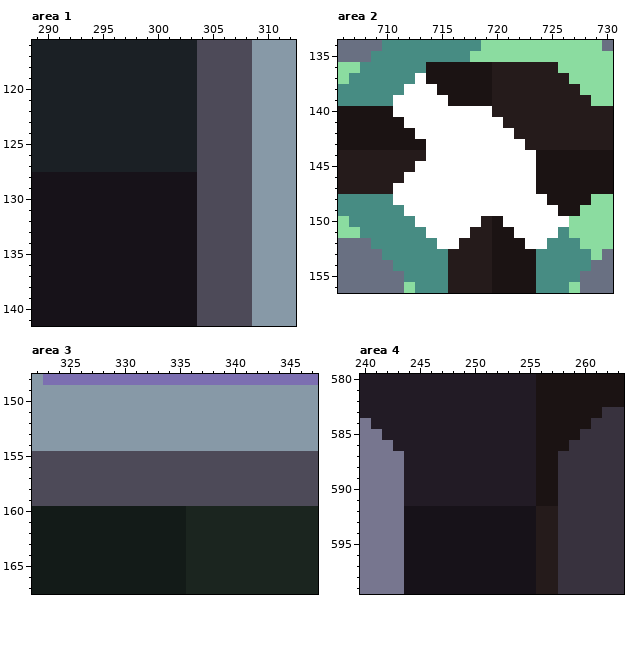
A pixel-art file gets an edit: assets/sprites/atlas/sorted-atlas.ase. Above, as it was before the edit.
736x736 pixels, 1 frame. Colours within 5 levels of each other are drawn and written as one. Shown: area 1: x 289..312, y 116..141; area 2: x 706..730, y 134..156; area 3: x 322..347, y 148..167; area 4: x 240..263, y 580..599. The commit also changed other parts of the picture, which this record leaves out.
New version:
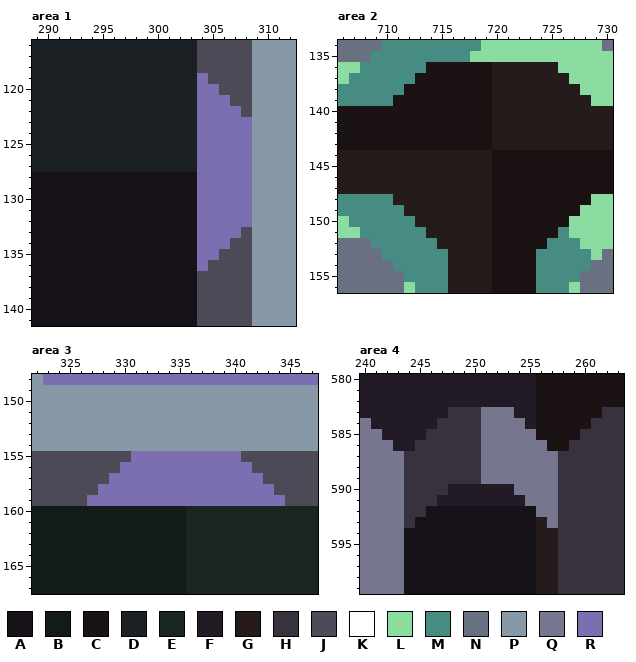
Palette (. is transparent): A #171219  B #131b18  C #1b1313  D #1b2025  E #1b251f  F #221b25  G #251b1b  H #38323e  J #4d4a58  K #ffffff  L #8bdca0  M #478c83  N #697082  P #8799a7  Q #77768f  R #7c6fb1
The edit:
layer "liquids" removed
layer "other" removed
--- area 1, layer "stuff"
@@ x 302..310 @@
 118 DDJJJJJPP
-119 DDJJJJJPP
-120 DDJJJJJPP
-121 DDJJJJJPP
-122 DDJJJJJPP
-123 DDJJJJJPP
-124 DDJJJJJPP
-125 DDJJJJJPP
-126 DDJJJJJPP
-127 DDJJJJJPP
-128 AAJJJJJPP
-129 AAJJJJJPP
-130 AAJJJJJPP
-131 AAJJJJJPP
-132 AAJJJJJPP
-133 AAJJJJJPP
-134 AAJJJJJPP
-135 AAJJJJJPP
-136 AAJJJJJPP
+119 DDRJJJJPP
+120 DDRRJJJPP
+121 DDRRRJJPP
+122 DDRRRRJPP
+123 DDRRRRRPP
+124 DDRRRRRPP
+125 DDRRRRRPP
+126 DDRRRRRPP
+127 DDRRRRRPP
+128 AARRRRRPP
+129 AARRRRRPP
+130 AARRRRRPP
+131 AARRRRRPP
+132 AARRRRRPP
+133 AARRRRJPP
+134 AARRRJJPP
+135 AARRJJJPP
+136 AARJJJJPP
 137 AAJJJJJPP
--- area 2
@@ x 706..730 @@
 136 LLMMMMMMCCCCCCGGGGGGLLLLL
-137 LMMMMMMKCCCCCCGGGGGGGLLLL
-138 MMMMMMKKKCCCCCGGGGGGGGLLL
-139 MMMMMKKKKKCCCCGGGGGGGGGLL
-140 CCCCCKKKKKKKKKGGGGGGGGGGG
-141 CCCCCCKKKKKKKKKGGGGGGGGGG
-142 CCCCCCCKKKKKKKKKGGGGGGGGG
-143 CCCCCCCCKKKKKKKKKGGGGGGGG
-144 GGGGGGGGKKKKKKKKKKCCCCCCC
-145 GGGGGGGKKKKKKKKKKKCCCCCCC
-146 GGGGGGKKKKKKKKKKKKCCCCCCC
-147 GGGGGKKKKKKKKKKKKKCCCCCCC
-148 MMMMMKKKKKKKKKKKKKKCCCCLL
-149 MMMMMMKKKKKKKKKKKKKKCCLLL
-150 LMMMMMMKKKKKKGCKKKKKKLLLL
-151 LLMMMMMMKKKKGGCCKKKKMLLLL
-152 NNNMMMMMMKKGGGCCCKKMMMLLL
+137 LMMMMMMCCCCCCCGGGGGGGLLLL
+138 MMMMMMCCCCCCCCGGGGGGGGLLL
+139 MMMMMCCCCCCCCCGGGGGGGGGLL
+140 CCCCCCCCCCCCCCGGGGGGGGGGG
+141 CCCCCCCCCCCCCCGGGGGGGGGGG
+142 CCCCCCCCCCCCCCGGGGGGGGGGG
+143 CCCCCCCCCCCCCCGGGGGGGGGGG
+144 GGGGGGGGGGGGGGCCCCCCCCCCC
+145 GGGGGGGGGGGGGGCCCCCCCCCCC
+146 GGGGGGGGGGGGGGCCCCCCCCCCC
+147 GGGGGGGGGGGGGGCCCCCCCCCCC
+148 MMMMMGGGGGGGGGCCCCCCCCCLL
+149 MMMMMMGGGGGGGGCCCCCCCCLLL
+150 LMMMMMMGGGGGGGCCCCCCCLLLL
+151 LLMMMMMMGGGGGGCCCCCCMLLLL
+152 NNNMMMMMMGGGGGCCCCCMMMLLL
 153 NNNNMMMMMMGGGGCCCCMMMMMLN
--- area 3, layer "stuff"
@@ x 322..347 @@
 154 PPPPPPPPPPPPPPPPPPPPPPPPPP
-155 JJJJJJJJJJJJJJJJJJJJJJJJJJ
-156 JJJJJJJJJJJJJJJJJJJJJJJJJJ
-157 JJJJJJJJJJJJJJJJJJJJJJJJJJ
-158 JJJJJJJJJJJJJJJJJJJJJJJJJJ
-159 JJJJJJJJJJJJJJJJJJJJJJJJJJ
+155 JJJJJJJJJRRRRRRRRRRJJJJJJJ
+156 JJJJJJJJRRRRRRRRRRRRJJJJJJ
+157 JJJJJJJRRRRRRRRRRRRRRJJJJJ
+158 JJJJJJRRRRRRRRRRRRRRRRJJJJ
+159 JJJJJRRRRRRRRRRRRRRRRRRJJJ
 160 BBBBBBBBBBBBBBEEEEEEEEEEEE
--- area 4, layer "stuff"
@@ x 240..263 @@
 582 FFFFFFFFFFFFFFFFCCCCCCCC
-583 FFFFFFFFFFFFFFFFCCCCCCHH
-584 QFFFFFFFFFFFFFFFCCCCCHHH
-585 QQFFFFFFFFFFFFFFCCCCHHHH
-586 QQQFFFFFFFFFFFFFCCCHHHHH
-587 QQQQFFFFFFFFFFFFCCHHHHHH
-588 QQQQFFFFFFFFFFFFCCHHHHHH
-589 QQQQFFFFFFFFFFFFCCHHHHHH
-590 QQQQFFFFFFFFFFFFCCHHHHHH
-591 QQQQFFFFFFFFFFFFCCHHHHHH
-592 QQQQAAAAAAAAAAAAGGHHHHHH
-593 QQQQAAAAAAAAAAAAGGHHHHHH
+583 FFFFFFFFHHHQQQFFCCCCCCHH
+584 QFFFFFFHHHHQQQQFCCCCCHHH
+585 QQFFFFHHHHHQQQQQCCCCHHHH
+586 QQQFFHHHHHHQQQQQQCCHHHHH
+587 QQQQHHHHHHHQQQQQQQHHHHHH
+588 QQQQHHHHHHHQQQQQQQHHHHHH
+589 QQQQHHHHHHHQQQQQQQHHHHHH
+590 QQQQHHHHFFFFFFQQQQHHHHHH
+591 QQQQHHHFFFFFFFFQQQHHHHHH
+592 QQQQHHAAAAAAAAAAQQHHHHHH
+593 QQQQHAAAAAAAAAAAGQHHHHHH
 594 QQQQAAAAAAAAAAAAGGHHHHHH
